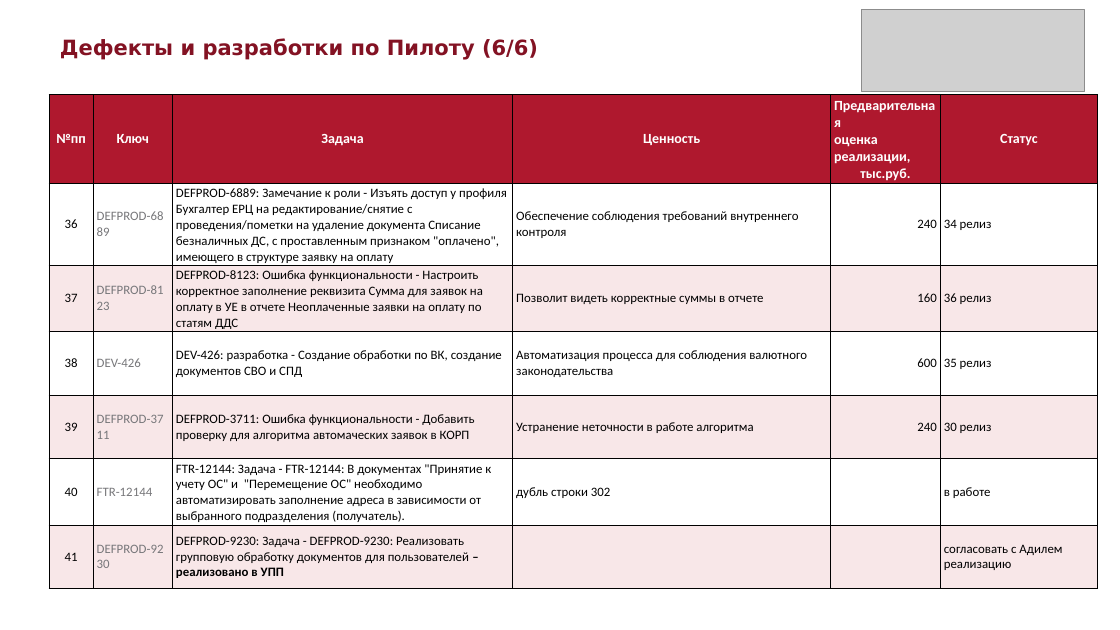
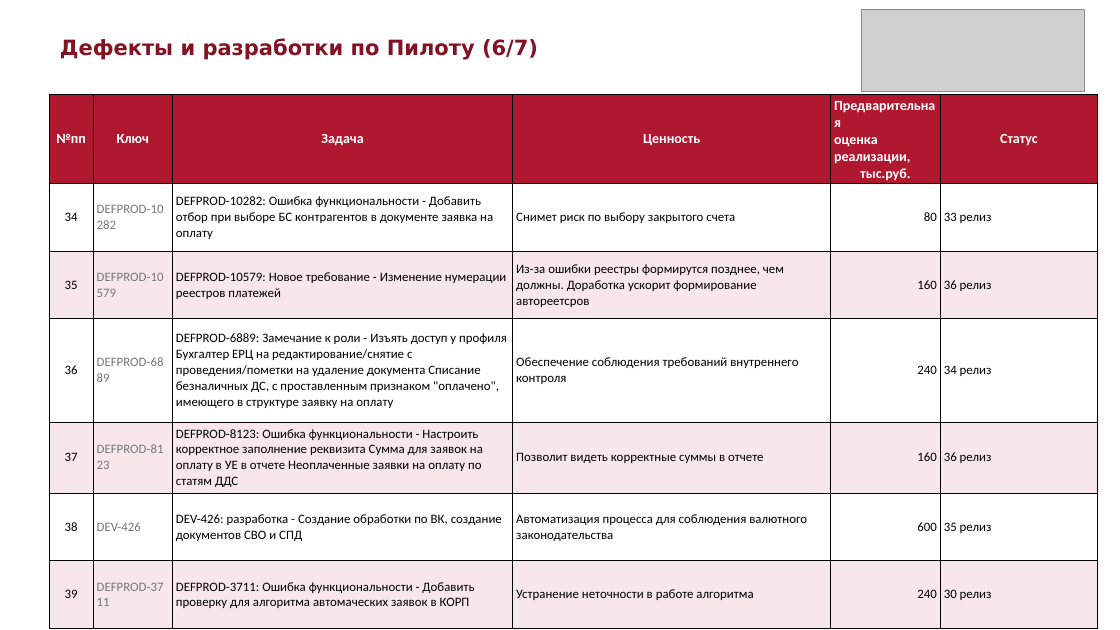
Before and after one commit to sokrat-in-me/pptx, a slide deck: slide 6 of Дефекты_и_разработки_по_Пилоту.pptx. Drawn at 1120x630 pixels with LibreOffice and Linux fonts; fonts in the diff are those of the drawing; grey boxes stand for pictures. Boxes give left, top, right and bottom in pixels: in the first picture for what was removed or moved away, otherwise in the second. Text is boxed around its words. In the diff, an @@ line names an element or a change of style, - is before the commit and + after.

```diff
--- a/Дефекты_и_разработки_по_Пилоту.pptx
+++ b/Дефекты_и_разработки_по_Пилоту.pptx
@@ text at (x1=60, y1=38, x2=538, y2=60): text changed @@
-Дефекты и разработки по Пилоту (6/6)
+Дефекты и разработки по Пилоту (6/7)
@@ table at (x1=49, y1=95, x2=1098, y2=612) @@
+row 2: 34 | DEFPROD-10282 | DEFPROD-10282: Ошибка функциональности - Добавить отбор при выборе БС контрагентов в документе заявка на оплату | Снимет риск по выбору закрытого счета | 80 | 33 релиз
+row 3: 35 | DEFPROD-10579 | DEFPROD-10579: Новое требование - Изменение нумерации реестров платежей | Из-за ошибки реестры формирутся позднее, чем должны. Доработка ускорит формирование автореетсров | 160 | 36 релиз
-row 6: 40 | FTR-12144 | FTR-12144: Задача - FTR-12144: В документах "Принятие к учету ОС" и "Перемещение ОС" необходимо автоматизировать заполнение адреса в зависимости от выбранного подразделения (получатель). | дубль строки 302 |  | в работе
-row 7: 41 | DEFPROD-9230 | DEFPROD-9230: Задача - DEFPROD-9230: Реализовать групповую обработку документов для пользователей – реализовано в УПП |  |  | согласовать с Адилем реализацию
```
Also in this commit, not shown: 5 other slides changed, 1 slide added, 1 other file.
